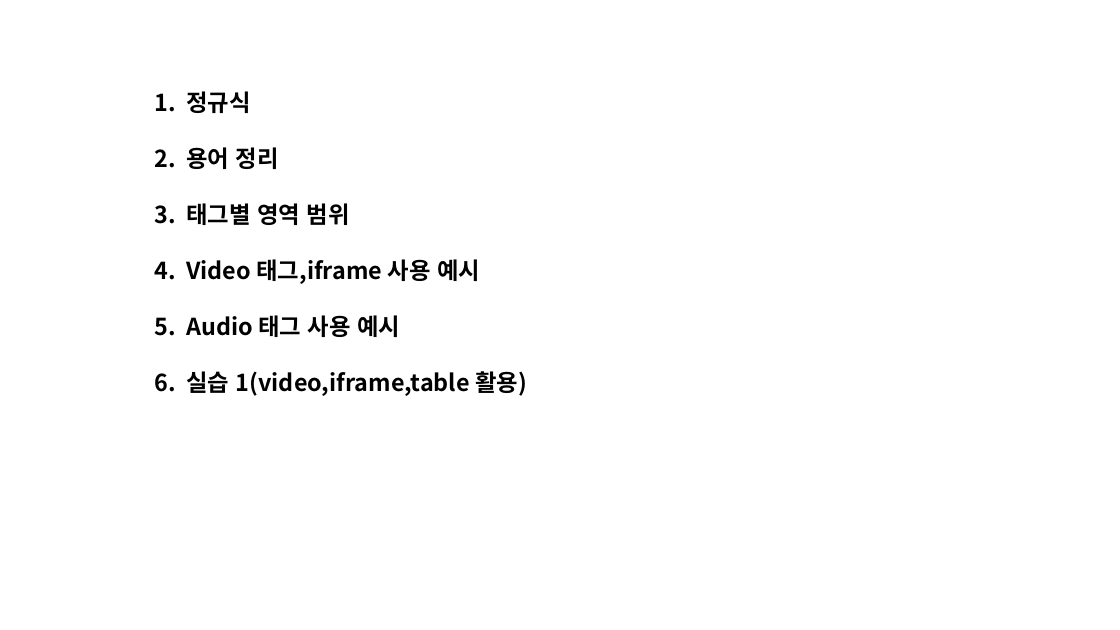
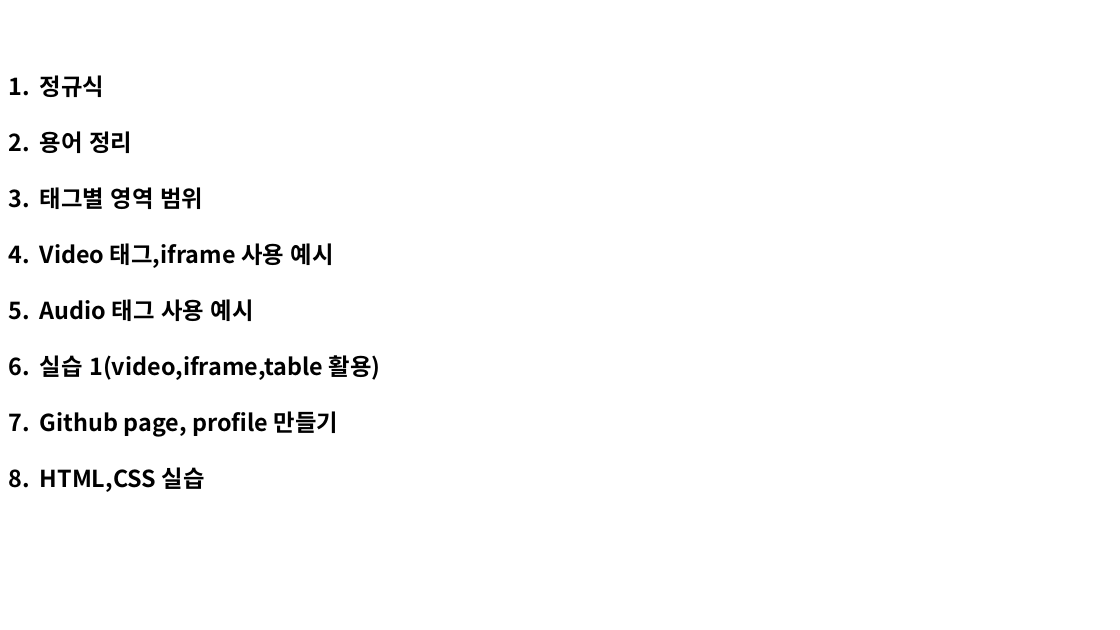
Before and after one commit to shchoichoko/web, a slide deck: slide 2 of Day2/강의 정리.pptx. Drawn at 1120x630 pixels with LibreOffice and Linux fonts; fonts in the diff are those of the drawing. Boxes give left, top, right and bottom in pixels: in the first picture for what was removed or moved away, otherwise in the second. Text is boxed around its words. In the diff, an @@ line names an element or a change of style, - is before the commit and + after.

Commit message:
css 태그 실습 및 ppt 정리

```diff
--- a/Day2/강의 정리.pptx
+++ b/Day2/강의 정리.pptx
@@ text "정규식": place and size @@
-text "정규식" at box(186, 91, 527, 396)
+text "정규식" at box(40, 75, 381, 492)
@@ text at box(40, 411, 338, 492): paragraphs added @@
+7. Github page, profile 만들기
+8. HTML,CSS 실습
```
Also in this commit, not shown: 9 other slides changed, 9 slides added, 4 slides removed, 3 other files.
